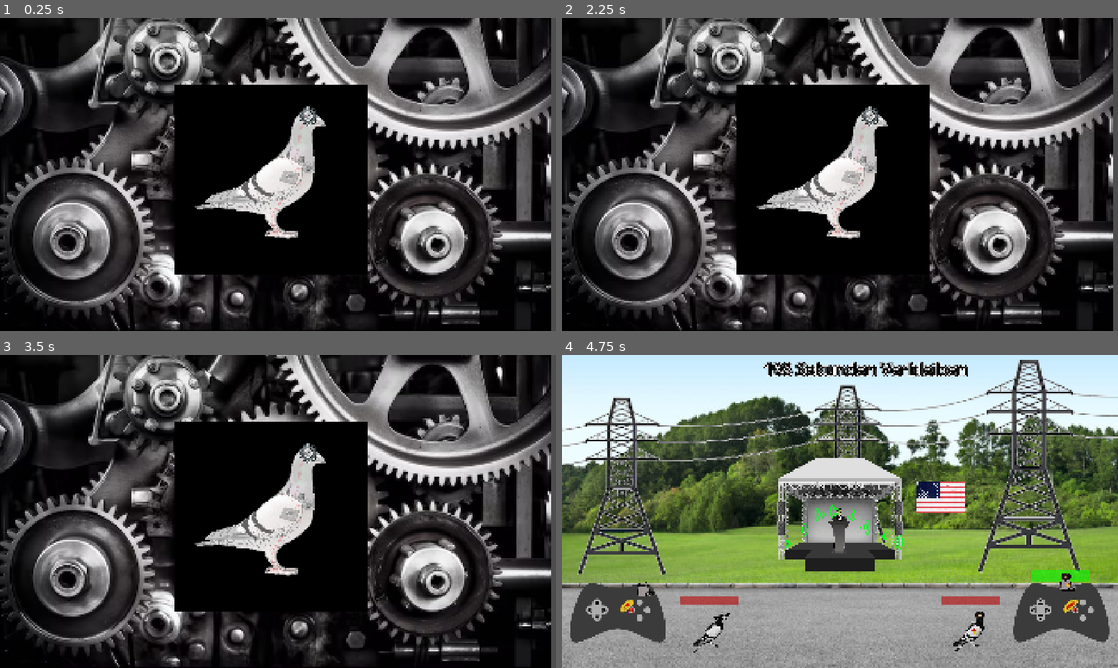
Above: before the commit, frames 1-4 (two rows, left to right).
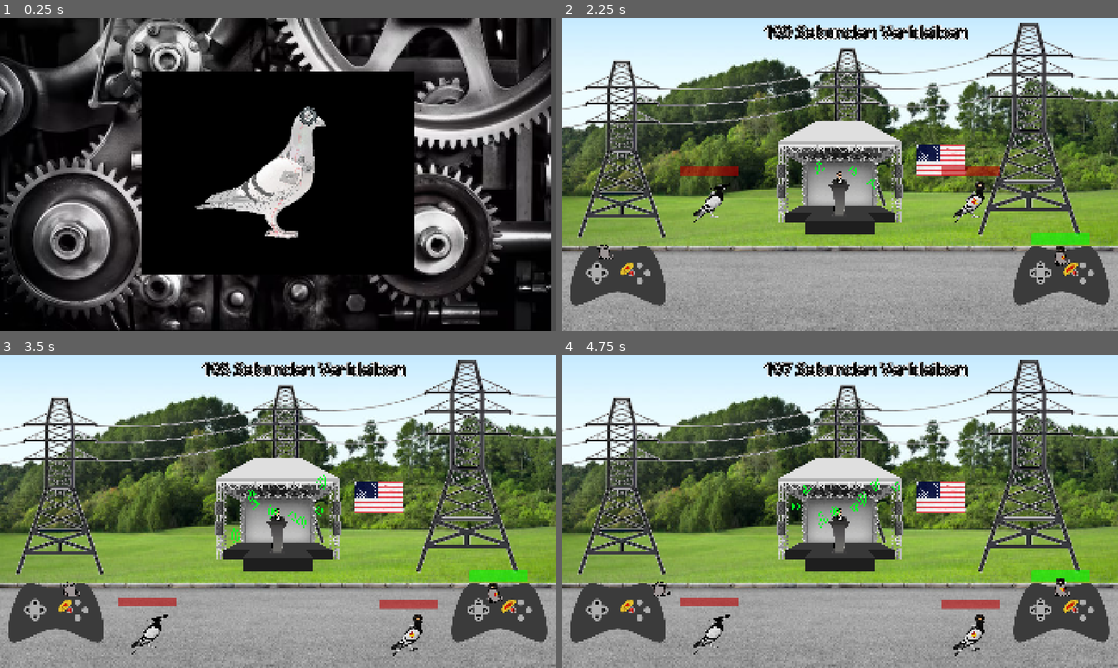
Above: after the commit, the same moments.

Repository: SteakSalkin/uol.gamejam12
Game: Godot game, scene res://loading_screen.tscn
Same seed, same stepped clock (60 frames per second), same inputs: the game is played once before the commit and once after it.
Inputs:
- Up to frame 1 (0.25 s): no input
- Up to frame 2 (2.25 s): tap Enter (ui_accept) at 0.5, 0.77, 1.25, 1.52, 2 s; hold D (player1right) 0.53-2.03 s; tap Shift (player1attack) at 0.6 s; tap E (player2attack) at 1.35 s; hold A (player1left) from 2.03 s (still down); tap Down (player2down) at 2.1 s
- Up to frame 3 (3.5 s): release A (player1left) at 2.78 s; hold D (player1right) from 2.78 s (still down); tap Left (player2left) at 2.85 s; tap Enter (ui_accept) at 3.02 s
- Up to frame 4 (4.75 s): tap Right (player2right) at 3.6 s; tap Enter (ui_accept) at 3.77, 4.52 s; release D (player1right) at 4.28 s; hold A (player1left) from 4.28 s (still down); tap Up (player2up) at 4.35 s

The runs differ from the first frame. In frame 1, 7.6% of the frame differs, in the area x 25-75%, y 17-82%; in frame 2, 95%, in the area x 0-100%, y 0-100%; in frame 3, 95%; in frame 4, 1.6%.
Error before the commit: Attempt to call function 'rotate' in base 'null instance' on a null instance. (res://loading_screen.gd:11)

Commit message:
Update loading_screen.tscn

Diff:
--- a/loading_screen.tscn
+++ b/loading_screen.tscn
@@ -20,7 +20,7 @@
 offset_bottom = 27.0
 
 [node name="Timer" type="Timer" parent="."]
-wait_time = 3.5
+wait_time = 2.0
 one_shot = true
 autostart = true
 
@@ -36,23 +36,24 @@
 light_mask = 1023
 visibility_layer = 1023
 position = Vector2(-59, 10)
+rotation = -6.2831855
 scale = Vector2(1.2435896, 1.3621126)
 texture = ExtResource("2_fgney")
 flip_h = true
+
+[node name="Zahnrad" type="Sprite2D" parent="Path2D/PathFollow2D/Taubenbild"]
+light_mask = 1023
+visibility_layer = 1023
+z_index = 1
+position = Vector2(131.87631, -154.90643)
+scale = Vector2(0.117302194, 0.11258313)
+texture = ExtResource("3_74xf4")
 
 [node name="Zanhnradwand" type="Sprite2D" parent="Path2D/PathFollow2D"]
 z_index = -1
 position = Vector2(-9, -0.99999976)
 scale = Vector2(3.041534, 3.0797722)
 texture = ExtResource("4_fgney")
-
-[node name="Zahnrad" type="Sprite2D" parent="Path2D/PathFollow2D"]
-light_mask = 1023
-visibility_layer = 1023
-z_index = 1
-position = Vector2(104.99999, -201)
-scale = Vector2(0.14587578, 0.1533509)
-texture = ExtResource("3_74xf4")
 
 [node name="AudioStreamPlayer2D" type="AudioStreamPlayer2D" parent="Path2D/PathFollow2D"]
 position = Vector2(863, -530)
@@ -63,10 +64,10 @@
 panning_strength = 1.5
 area_mask = 51
 
-[node name="Sprite2D" type="Sprite2D" parent="Path2D/PathFollow2D"]
+[node name="Rechteck" type="Sprite2D" parent="Path2D/PathFollow2D"]
 z_index = -1
-position = Vector2(-22.999992, 16)
-scale = Vector2(0.8388819, 0.5475293)
+position = Vector2(-1.0000007, -5.999996)
+scale = Vector2(1.1859297, 0.5844849)
 texture = ExtResource("6_pa1l2")
 
 [connection signal="timeout" from="Timer" to="." method="_on_timer_timeout"]
